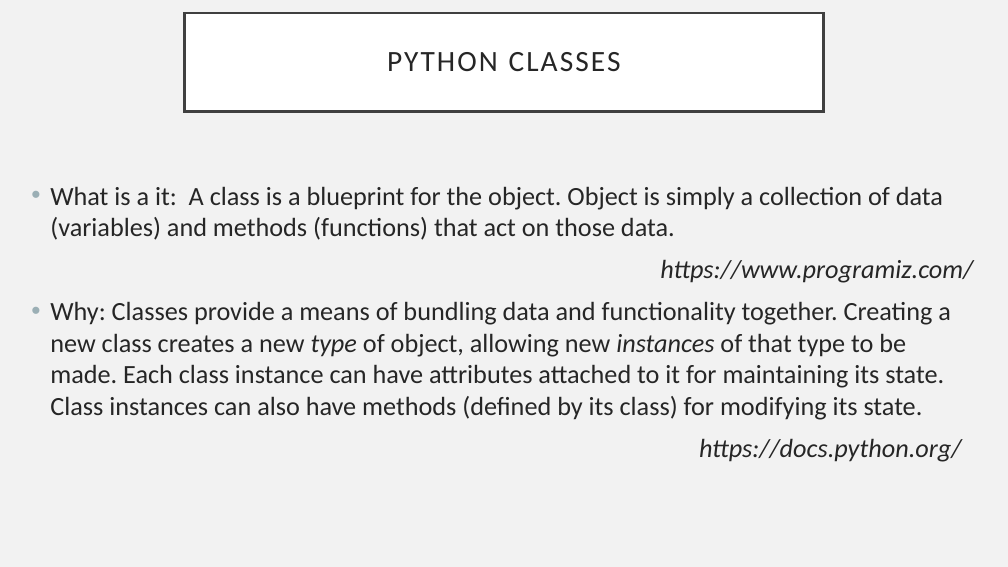
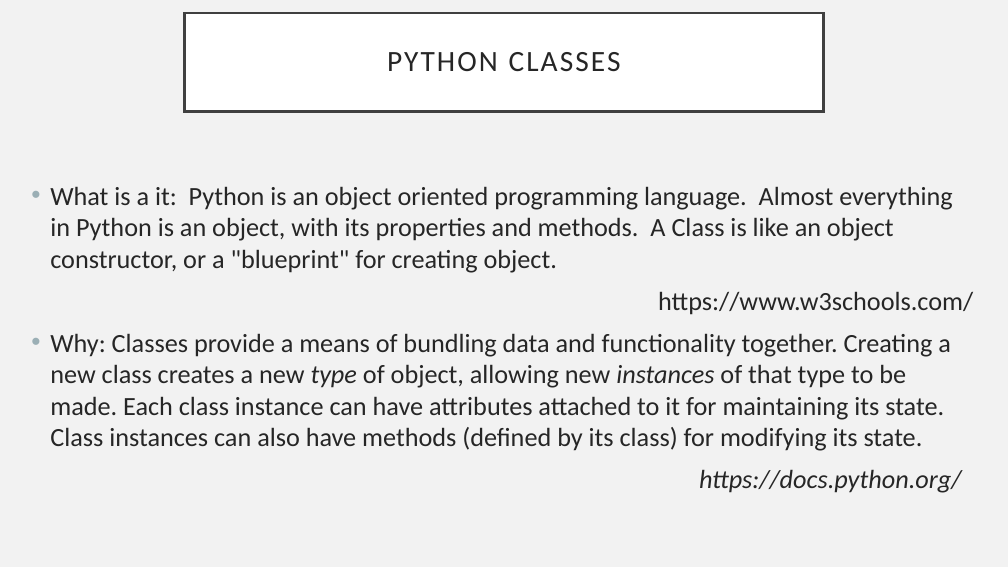
Before and after one commit to thoufer/IntroPythonDataTraining, a slide deck: slide 19 of additional_resources/HandsOnPythonClass_June25_2020.pptx (slide 18 before the commit). Drawn at 1008x567 pixels with LibreOffice and Linux fonts; fonts in the diff are those of the drawing. Boxes give left, top, right and bottom in pixels: in the first picture for what was removed or moved away, otherwise in the second. Text is boxed around its words. In the diff, an @@ line names an element or a change of style, - is before the commit and + after.

```diff
--- a/additional_resources/HandsOnPythonClass_June25_2020.pptx
+++ b/additional_resources/HandsOnPythonClass_June25_2020.pptx
@@ text at (50,186,973,315): text changed @@
-• What is a it: A class is a blueprint for the object. Object is simply a collection of data (variables) and methods (functions) that act on those data.
-https://www.programiz.com/
+• What is a it: Python is an object oriented programming language. Almost everything in Python is an object, with its properties and methods. A Class is like an object constructor, or a "blueprint" for creating object.
+https://www.w3schools.com/
```
Also in this commit, not shown: 18 other slides changed, 3 slides added, 5 slides removed, 5 other files.
